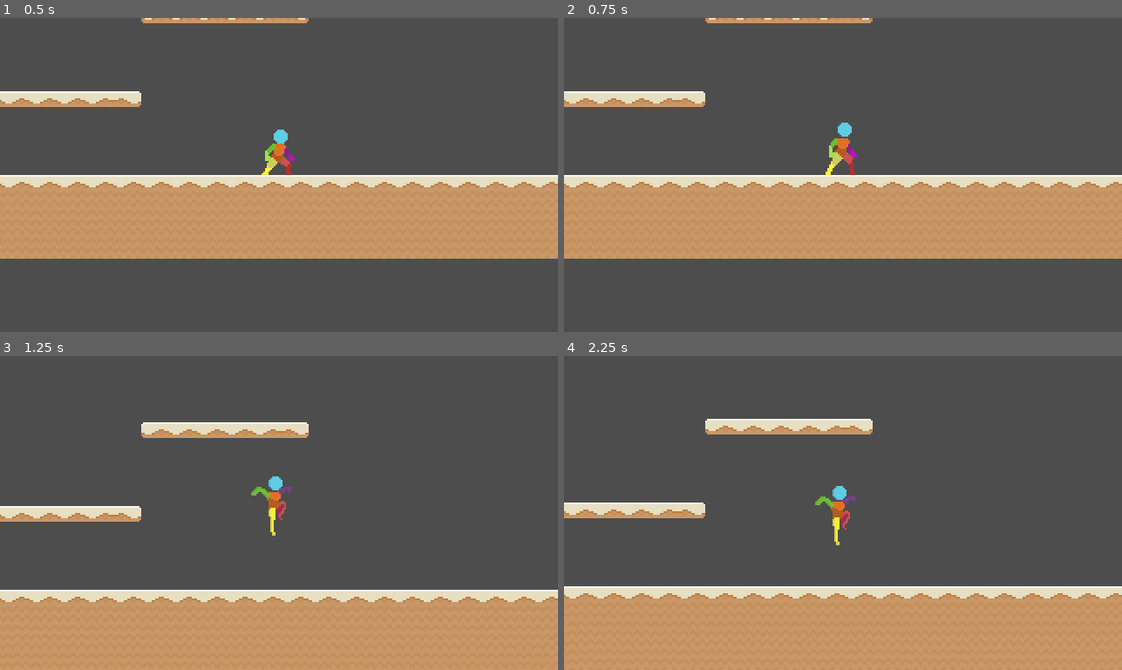
Above: before the commit, frames 1-4 (two rows, left to right).
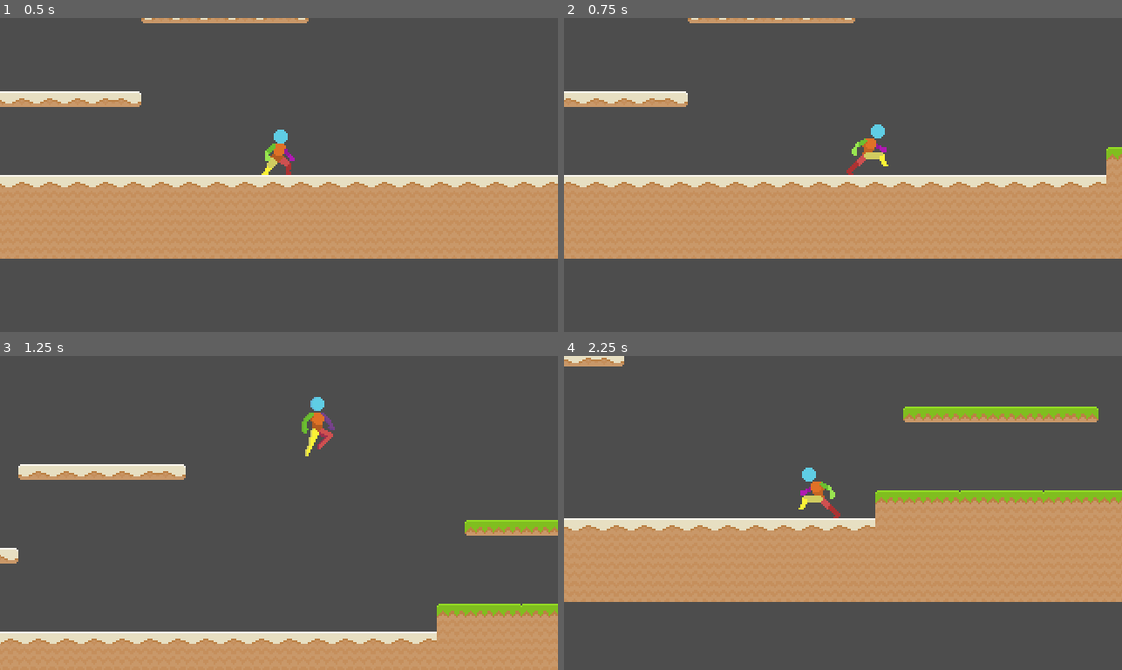
Above: after the commit, the same moments.

Repository: deanblackborough/godot-platformer
Game: Godot game, scene res://Scenes/Game.tscn
Same seed, same stepped clock (60 frames per second), same inputs: the game is played once before the commit and once after it.
Inputs:
- Up to frame 1 (0.5 s): no input
- Up to frame 2 (0.75 s): hold D (moveRight, bound only after the commit) from 0.53 s (still down); tap G (toggleWeapon, bound only after the commit) at 0.6 s
- Up to frame 3 (1.25 s): keep holding D (moveRight, bound only after the commit); tap Space (jump) at 0.77, 0.8, 1.07 s
- Up to frame 4 (2.25 s): tap Space (jump) at 1.35, 1.52, 1.82 s; tap G (toggleWeapon, bound only after the commit) at 1.55, 2.1 s; release D (moveRight, bound only after the commit) at 2.03 s; hold A (moveLeft, bound only after the commit) from 2.03 s (still down)

Frame 1 is identical in both runs. In frame 2, 2.6% of the frame differs, in the area x 0-100%, y 0-54%; in frame 3, 21%; in frame 4, 56%, in the area x 0-100%, y 0-100%.

Commit message:
Draw weapon

Diff:
--- a/Scenes/Player.tscn
+++ b/Scenes/Player.tscn
@@ -1,9 +1,10 @@
-[gd_scene load_steps=47 format=3 uid="uid://8kakpu88i1mo"]
+[gd_scene load_steps=58 format=3 uid="uid://8kakpu88i1mo"]
 
 [ext_resource type="Script" uid="uid://dy2xjon041wsh" path="res://Scripts/Player/Player.gd" id="1_dqkch"]
 [ext_resource type="Texture2D" uid="uid://c7q8cxgpvpnvc" path="res://Sprites/Player/Player-Idle.png" id="1_g2els"]
 [ext_resource type="Texture2D" uid="uid://dk0g6dmffpm30" path="res://Sprites/Player/Player-Run.png" id="2_qhqgy"]
 [ext_resource type="Texture2D" uid="uid://eymkuhcbwnd3" path="res://Sprites/Player/Player-Jump.png" id="3_dewec"]
+[ext_resource type="Texture2D" uid="uid://cal7po27nrui4" path="res://Sprites/Player/Player-Idle-Waepon.png" id="4_glx4g"]
 [ext_resource type="Texture2D" uid="uid://ncg2eglxolmq" path="res://Sprites/Player/Player-Land.png" id="4_ksbbd"]
 [ext_resource type="Script" uid="uid://02gy0espctyy" path="res://Scripts/Player/StateMachine.gd" id="5_nn08x"]
 [ext_resource type="Script" uid="uid://bh5bdvk1lv6o0" path="res://Scripts/Player/States/FallState.gd" id="6_52ee3"]
@@ -60,6 +61,46 @@
 atlas = ExtResource("1_g2els")
 region = Rect2(432, 0, 48, 48)
 
+[sub_resource type="AtlasTexture" id="AtlasTexture_x63xi"]
+atlas = ExtResource("4_glx4g")
+region = Rect2(0, 0, 48, 48)
+
+[sub_resource type="AtlasTexture" id="AtlasTexture_i2e8t"]
+atlas = ExtResource("4_glx4g")
+region = Rect2(48, 0, 48, 48)
+
+[sub_resource type="AtlasTexture" id="AtlasTexture_qidb7"]
+atlas = ExtResource("4_glx4g")
+region = Rect2(96, 0, 48, 48)
+
+[sub_resource type="AtlasTexture" id="AtlasTexture_70hv0"]
+atlas = ExtResource("4_glx4g")
+region = Rect2(144, 0, 48, 48)
+
+[sub_resource type="AtlasTexture" id="AtlasTexture_8flut"]
+atlas = ExtResource("4_glx4g")
+region = Rect2(192, 0, 48, 48)
+
+[sub_resource type="AtlasTexture" id="AtlasTexture_u7x0b"]
+atlas = ExtResource("4_glx4g")
+region = Rect2(240, 0, 48, 48)
+
+[sub_resource type="AtlasTexture" id="AtlasTexture_utwlt"]
+atlas = ExtResource("4_glx4g")
+region = Rect2(288, 0, 48, 48)
+
+[sub_resource type="AtlasTexture" id="AtlasTexture_kih0c"]
+atlas = ExtResource("4_glx4g")
+region = Rect2(336, 0, 48, 48)
+
+[sub_resource type="AtlasTexture" id="AtlasTexture_lyrkg"]
+atlas = ExtResource("4_glx4g")
+region = Rect2(384, 0, 48, 48)
+
+[sub_resource type="AtlasTexture" id="AtlasTexture_c43xd"]
+atlas = ExtResource("4_glx4g")
+region = Rect2(432, 0, 48, 48)
+
 [sub_resource type="AtlasTexture" id="AtlasTexture_mdl7e"]
 atlas = ExtResource("3_dewec")
 region = Rect2(0, 0, 48, 48)
@@ -191,6 +232,41 @@
 }],
 "loop": true,
 "name": &"Idle",
+"speed": 10.0
+}, {
+"frames": [{
+"duration": 1.0,
+"texture": SubResource("AtlasTexture_x63xi")
+}, {
+"duration": 1.0,
+"texture": SubResource("AtlasTexture_i2e8t")
+}, {
+"duration": 1.0,
+"texture": SubResource("AtlasTexture_qidb7")
+}, {
+"duration": 1.0,
+"texture": SubResource("AtlasTexture_70hv0")
+}, {
+"duration": 1.0,
+"texture": SubResource("AtlasTexture_8flut")
+}, {
+"duration": 1.0,
+"texture": SubResource("AtlasTexture_u7x0b")
+}, {
+"duration": 1.0,
+"texture": SubResource("AtlasTexture_utwlt")
+}, {
+"duration": 1.0,
+"texture": SubResource("AtlasTexture_kih0c")
+}, {
+"duration": 1.0,
+"texture": SubResource("AtlasTexture_lyrkg")
+}, {
+"duration": 1.0,
+"texture": SubResource("AtlasTexture_c43xd")
+}],
+"loop": true,
+"name": &"Idle-Weapon",
 "speed": 10.0
 }, {
 "frames": [{
@@ -289,8 +365,10 @@
 [node name="AnimatedSprite2D" type="AnimatedSprite2D" parent="."]
 position = Vector2(0, -16)
 sprite_frames = SubResource("SpriteFrames_jej6c")
-animation = &"Idle"
+animation = &"Idle-Weapon"
 autoplay = "Idle"
+frame = 8
+frame_progress = 0.681159
 
 [node name="Camera2D" type="Camera2D" parent="."]
 position_smoothing_enabled = true
--- a/Scripts/Player/Player.gd
+++ b/Scripts/Player/Player.gd
@@ -13,6 +13,7 @@
 
 var player_jumps: int = 0
 var player_hard_land_time: float = 0.3
+var player_weapon_drawn: bool = false
 
 @onready var state_machine: StateMachine = $StateMachine
 @onready var animated_sprite: AnimatedSprite2D = $AnimatedSprite2D
--- a/Scripts/Player/States/FallState.gd
+++ b/Scripts/Player/States/FallState.gd
@@ -9,6 +9,7 @@
 func enter(_player):
 	super.enter(_player)
 	fall_time = 0.0
+	player.player_weapon_drawn = false
 	player.animated_sprite.animation = "Fall"
 
 func physics_update(delta):
--- a/Scripts/Player/States/IdleState.gd
+++ b/Scripts/Player/States/IdleState.gd
@@ -6,9 +6,24 @@
 
 func enter(_player):
 	super.enter(_player)
-	player.animated_sprite.animation = "Idle"
+
+	print("Weapon state " + str(player.player_weapon_drawn))
+
+	if player.player_weapon_drawn == false:
+		player.animated_sprite.animation = "Idle"
+	else:
+		player.animated_sprite.animation = "Idle-Weapon"
 
 func physics_update(delta):
+	if Input.is_action_just_pressed("toggleWeapon"):
+		print("Weapon toggled, new state " + str(player.player_weapon_drawn))
+		player.player_weapon_drawn = !player.player_weapon_drawn
+
+		if player.player_weapon_drawn == false:
+			player.animated_sprite.animation = "Idle"
+		else:
+			player.animated_sprite.animation = "Idle-Weapon"
+
 	if not player.is_on_floor():
 		player.state_machine.change_state("FallState")
 		return
--- a/Scripts/Player/States/JumpState.gd
+++ b/Scripts/Player/States/JumpState.gd
@@ -6,7 +6,7 @@
 
 func enter(_player):
 	super.enter(_player)
-	# Reset vertical velocity and apply jump force
+	player.player_weapon_drawn = false
 	player.velocity.y = player.player_jump_force
 	player.animated_sprite.animation = "Jump"
 
--- a/Scripts/Player/States/LandState.gd
+++ b/Scripts/Player/States/LandState.gd
@@ -6,6 +6,7 @@
 
 func enter(_player):
 	super.enter(_player)
+	player.player_weapon_drawn = false
 	player.animated_sprite.animation = "Land"
 	player.animated_sprite.play()
 
--- a/Scripts/Player/States/RunState.gd
+++ b/Scripts/Player/States/RunState.gd
@@ -6,6 +6,7 @@
 
 func enter(_player):
 	super.enter(_player)
+	player.player_weapon_drawn = false
 	player.animated_sprite.animation = "Run"
 
 func physics_update(delta):
--- a/project.godot
+++ b/project.godot
@@ -29,17 +29,22 @@
 
 moveLeft={
 "deadzone": 0.2,
-"events": [Object(InputEventKey,"resource_local_to_scene":false,"resource_name":"","device":0,"window_id":0,"alt_pressed":false,"shift_pressed":false,"ctrl_pressed":false,"meta_pressed":false,"pressed":false,"keycode":0,"physical_keycode":4194319,"key_label":0,"unicode":0,"location":0,"echo":false,"script":null)
+"events": [Object(InputEventKey,"resource_local_to_scene":false,"resource_name":"","device":-1,"window_id":0,"alt_pressed":false,"shift_pressed":false,"ctrl_pressed":false,"meta_pressed":false,"pressed":false,"keycode":0,"physical_keycode":65,"key_label":0,"unicode":97,"location":0,"echo":false,"script":null)
 ]
 }
 moveRight={
 "deadzone": 0.2,
-"events": [Object(InputEventKey,"resource_local_to_scene":false,"resource_name":"","device":0,"window_id":0,"alt_pressed":false,"shift_pressed":false,"ctrl_pressed":false,"meta_pressed":false,"pressed":false,"keycode":0,"physical_keycode":4194321,"key_label":0,"unicode":0,"location":0,"echo":false,"script":null)
+"events": [Object(InputEventKey,"resource_local_to_scene":false,"resource_name":"","device":-1,"window_id":0,"alt_pressed":false,"shift_pressed":false,"ctrl_pressed":false,"meta_pressed":false,"pressed":false,"keycode":0,"physical_keycode":68,"key_label":0,"unicode":100,"location":0,"echo":false,"script":null)
 ]
 }
 jump={
 "deadzone": 0.2,
-"events": [Object(InputEventKey,"resource_local_to_scene":false,"resource_name":"","device":0,"window_id":0,"alt_pressed":false,"shift_pressed":false,"ctrl_pressed":false,"meta_pressed":false,"pressed":false,"keycode":0,"physical_keycode":32,"key_label":0,"unicode":0,"location":0,"echo":false,"script":null)
+"events": [Object(InputEventKey,"resource_local_to_scene":false,"resource_name":"","device":-1,"window_id":0,"alt_pressed":false,"shift_pressed":false,"ctrl_pressed":false,"meta_pressed":false,"pressed":false,"keycode":0,"physical_keycode":32,"key_label":0,"unicode":32,"location":0,"echo":false,"script":null)
+]
+}
+toggleWeapon={
+"deadzone": 0.2,
+"events": [Object(InputEventKey,"resource_local_to_scene":false,"resource_name":"","device":-1,"window_id":0,"alt_pressed":false,"shift_pressed":false,"ctrl_pressed":false,"meta_pressed":false,"pressed":false,"keycode":0,"physical_keycode":71,"key_label":0,"unicode":103,"location":0,"echo":false,"script":null)
 ]
 }
 
Binary file added: Sprites/Player/Player-Idle-Waepon.png
Not shown, added: Sprites/Player/Player-Idle-Waepon.png.import
Binary file added: Sprites/Player/Player-Run-Weapon.png
Not shown, added: Sprites/Player/Player-Run-Weapon.png.import
